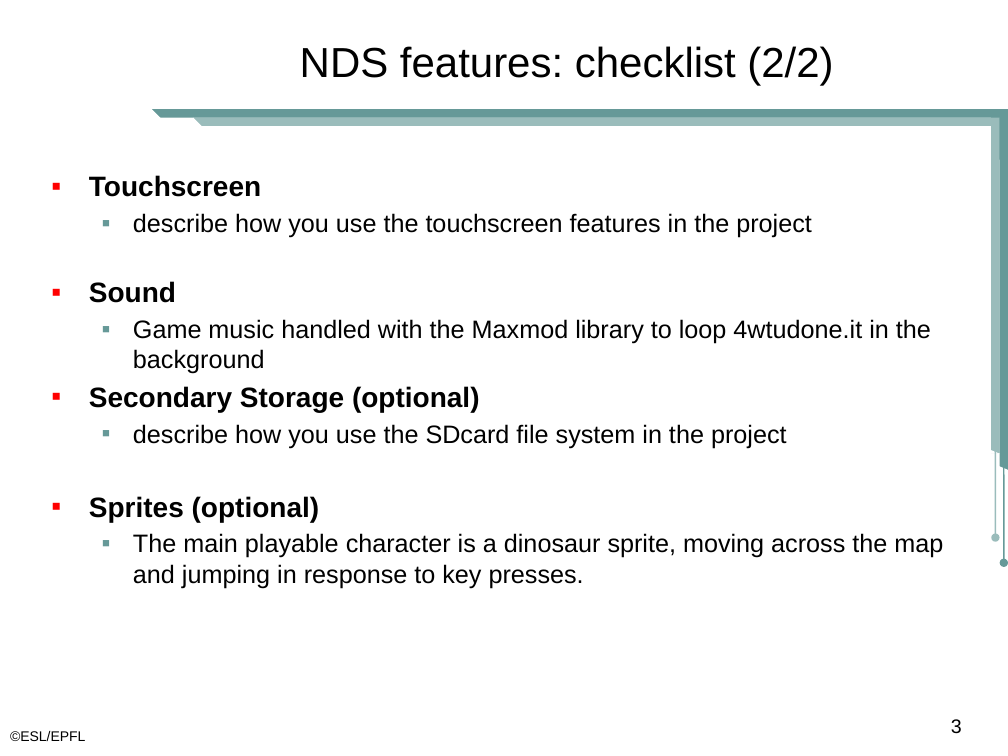
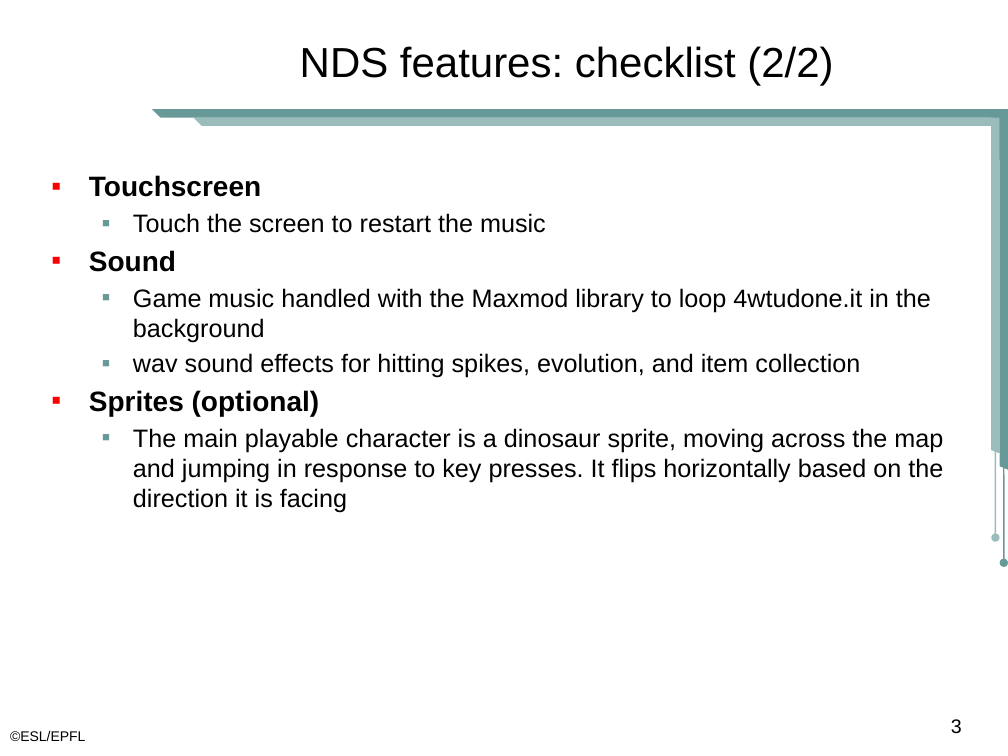
Before and after one commit to thomasonzhou/dino-run-nds, a slide deck: slide 3 of docs/Dino_Run_Presentation.pptx. Drawn at 1008x756 pixels with LibreOffice and Linux fonts; fonts in the diff are those of the drawing; background and template pictures are left out. Boxes give left, top, right and bottom in pixels: in the first picture for what was removed or moved away, otherwise in the second. Text is boxed around its words. In the diff, an @@ line names an element or a change of style, - is before the commit and + after.

```diff
--- a/docs/Dino_Run_Presentation.pptx
+++ b/docs/Dino_Run_Presentation.pptx
@@ text at (133, 213, 546, 233): text changed @@
-  ▪ describe how you use the touchscreen features in the project
+  ▪ Touch the screen to restart the music
@@ text at (133, 353, 860, 378): text changed @@
-▪ Secondary Storage (optional)
-  ▪ describe how you use the SDcard file system in the project
+  ▪ wav sound effects for hitting spikes, evolution, and item collection
@@ text at (133, 428, 943, 513): text changed @@
-  ▪ The main playable character is a dinosaur sprite, moving across the map and jumping in response to key presses.
+  ▪ The main playable character is a dinosaur sprite, moving across the map and jumping in response to key presses. It flips horizontally based on the direction it is facing
```
Also in this commit, not shown: 1 other slide changed, 18 other files.
